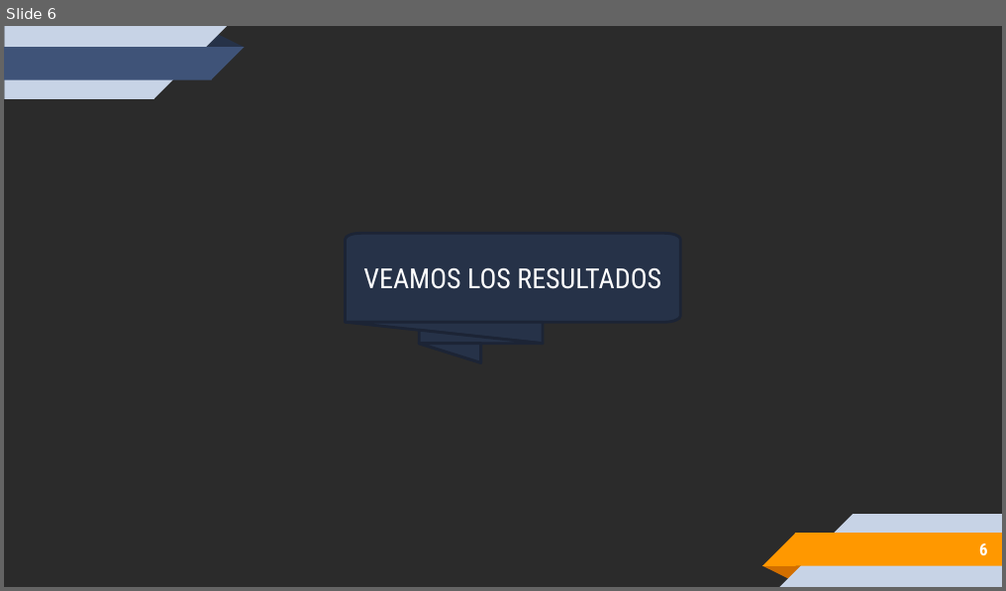
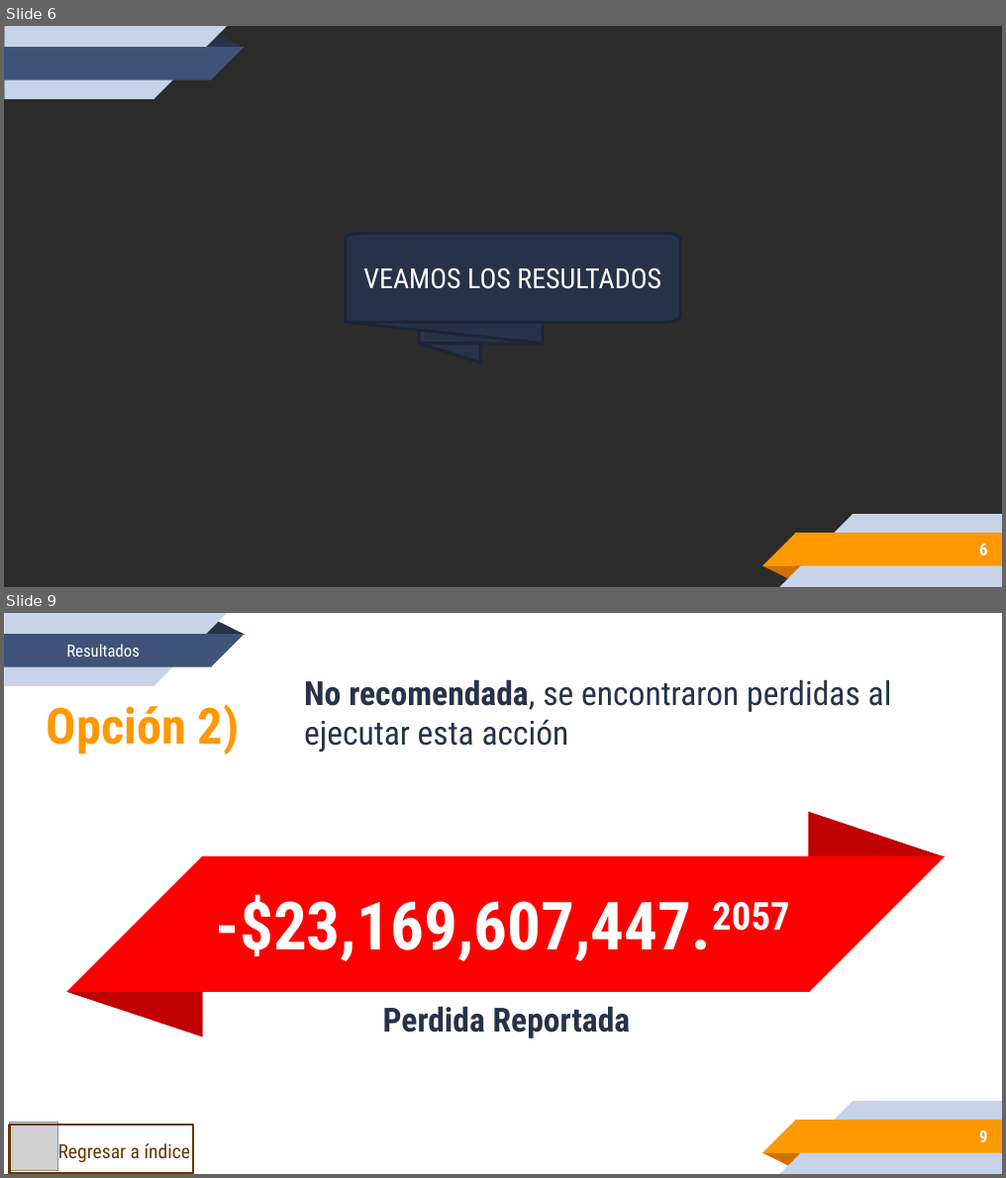
Before and after one commit to DeniseArias/EmTechProyecto2, a slide deck: REPORTE-02-ARIAS-DENISE.pptx. Shown one above the other, each under a label of ours: slide 6 before the commit, slides 6 and 9 after it; the slides between them are not shown. The pictures are 1006x591 and 1006x1178 pixels, drawn with LibreOffice and Linux fonts; fonts in the diff are those of the drawing; grey boxes stand for pictures; background and template pictures are left out; a plain dark background stands for a picture behind light text. Boxes give left, top, right and bottom in pixels: in the first picture for what was removed or moved away, otherwise in the second. Text is boxed around its words. In the diff, an @@ line names an element or a change of style, - is before the commit and + after.

```diff
--- a/REPORTE-02-ARIAS-DENISE.pptx
+++ b/REPORTE-02-ARIAS-DENISE.pptx
@@ slide 9 added at bbox=[4, 613, 1002, 1174], background #FFFFFF; not listed: 10 template elements that a slide beside it also shows @@
@@ text added at bbox=[66, 644, 140, 657], 12 pt, text #FFFFFF @@
+Resultados
@@ text added at bbox=[304, 679, 892, 752], 24 pt, text #263248 @@
+No recomendada, se encontraron perdidas al ejecutar esta acción
@@ text added at bbox=[47, 704, 240, 755], 36 pt, text #FF9800, bold @@
+Opción 2)
@@ text added at bbox=[216, 894, 790, 961], 48 pt, text #FFFFFF, bold @@
+-$23,169,607,447.2057
@@ group added at bbox=[67, 812, 945, 1037]: 2 triangles, 2 right triangles, 1 rectangle @@
@@ text added at bbox=[383, 1006, 631, 1039], 24 pt, text #263248, bold @@
+Perdida Reportada
@@ picture added at bbox=[10, 1123, 58, 1171] @@
@@ rectangle added at bbox=[10, 1125, 194, 1173], outline #693800 2 pt @@
@@ text added at bbox=[58, 1144, 191, 1162], 14 pt, text #693800 @@
+Regresar a índice
@@ page number added at bbox=[979, 1131, 987, 1143], 12 pt, text #FFFFFF, bold @@
+9
```
Also in this commit, not shown: 4 slides changed, 2 other slides added, 4 slides removed, 2 other files.
